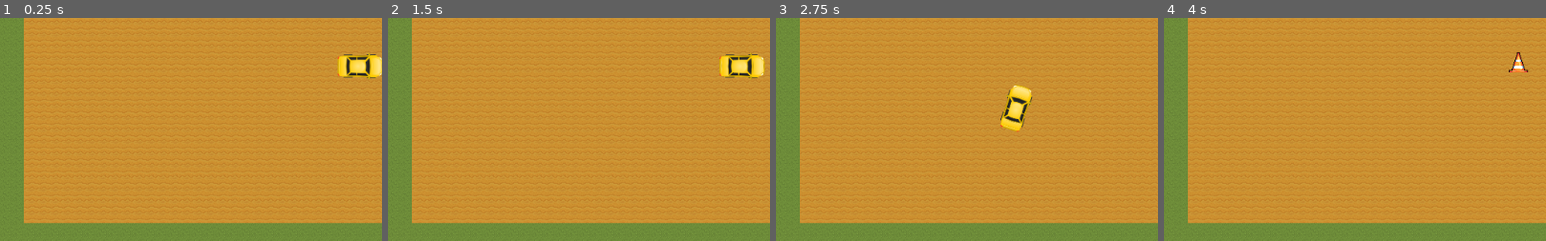
Above: before the commit, frames 1-4 (left to right).
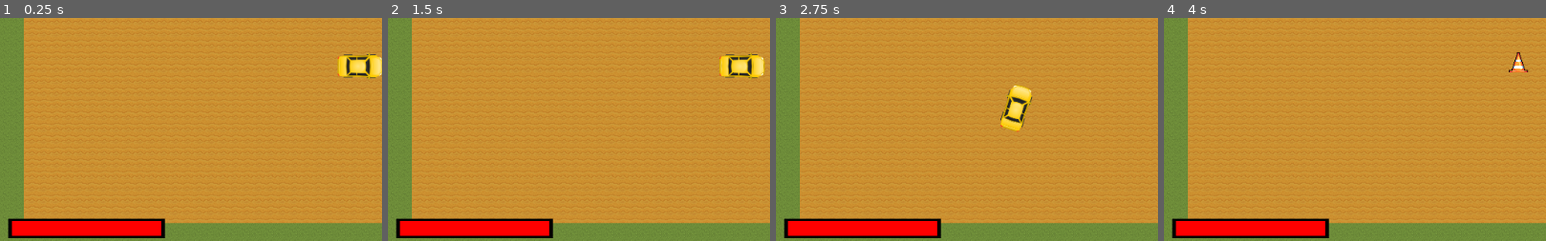
Above: after the commit, the same moments.

Repository: sandroscosta/uevora-derby-or-die-game
Game: Godot game, scene res://Game.tscn
The game is run twice, just before and just after one commit, with the same random seed, the same clock (stepped at 60 frames per second) and the same inputs.
Inputs:
- Up to frame 1 (0.25 s): no input
- Up to frame 2 (1.5 s): hold Right (ui_right) 0.53-1.28 s; hold Down (ui_down) from 1.28 s (still down)
- Up to frame 3 (2.75 s): release Down (ui_down) at 2.03 s; hold Right (ui_right) from 2.03 s (still down)
- Up to frame 4 (4 s): release Right (ui_right) at 2.78 s; hold Up (ui_up) 2.78-3.53 s; hold Left (ui_left) from 3.53 s (still down)
The pictures show only the part of the screen within x 0-50%, y 50-100%; the shares and areas given below are measured in that part.

The runs differ from the first frame. In frame 1, 3.7% of the frame differs, in the area x 2-44%, y 89-99%; in frame 2, 3.7%; in frame 3, 3.7%; in frame 4, 3.7%.

Commit message:
feat: health bar ui

Diff:
--- a/Game.tscn
+++ b/Game.tscn
@@ -1,8 +1,9 @@
-[gd_scene load_steps=4 format=2]
+[gd_scene load_steps=5 format=2]
 
 [ext_resource path="res://src/Player.tscn" type="PackedScene" id=1]
 [ext_resource path="res://src/Arena.tscn" type="PackedScene" id=2]
 [ext_resource path="res://src/EnemyCone.tscn" type="PackedScene" id=3]
+[ext_resource path="res://src/UI.tscn" type="PackedScene" id=4]
 
 [node name="Game" type="Node2D"]
 
@@ -16,3 +17,5 @@
 
 [node name="Cone" parent="." instance=ExtResource( 3 )]
 position = Vector2( 770, 362 )
+
+[node name="UI" parent="." instance=ExtResource( 4 )]
--- a/src/Player.gd
+++ b/src/Player.gd
@@ -17,6 +17,8 @@
 var braking = -450
 var max_speed_reverse = 250
 
+onready var ui = get_node("/root/Game/UI")
+
 func _physics_process(delta):
 	acceleration = Vector2.ZERO
 	get_input()
@@ -32,6 +34,7 @@
 			if body.is_in_group("enemy"):
 				if health != 0:
 					health -= body.damage
+				ui.update_health(health)
 				print("BOOM ", health)
 
 func apply_friction():
--- /dev/null
+++ b/src/UI.gd
@@ -0,0 +1,7 @@
+extends Control
+
+onready var player = get_tree().get_nodes_in_group("player")[0]
+onready var health_bar = get_node("HealthBar")
+
+func update_health(value: float):
+	health_bar.rect_size = Vector2(value, health_bar.rect_size.y)
--- /dev/null
+++ b/src/UI.tscn
@@ -0,0 +1,22 @@
+[gd_scene load_steps=2 format=2]
+
+[ext_resource path="res://src/UI.gd" type="Script" id=1]
+
+[node name="UI" type="Control"]
+anchor_right = 1.0
+anchor_bottom = 1.0
+script = ExtResource( 1 )
+
+[node name="HealthBG" type="ColorRect" parent="."]
+margin_left = 11.0
+margin_top = 570.0
+margin_right = 221.0
+margin_bottom = 596.0
+color = Color( 0, 0, 0, 1 )
+
+[node name="HealthBar" type="ColorRect" parent="."]
+margin_left = 16.0
+margin_top = 573.0
+margin_right = 216.0
+margin_bottom = 593.0
+color = Color( 1, 0, 0, 1 )
